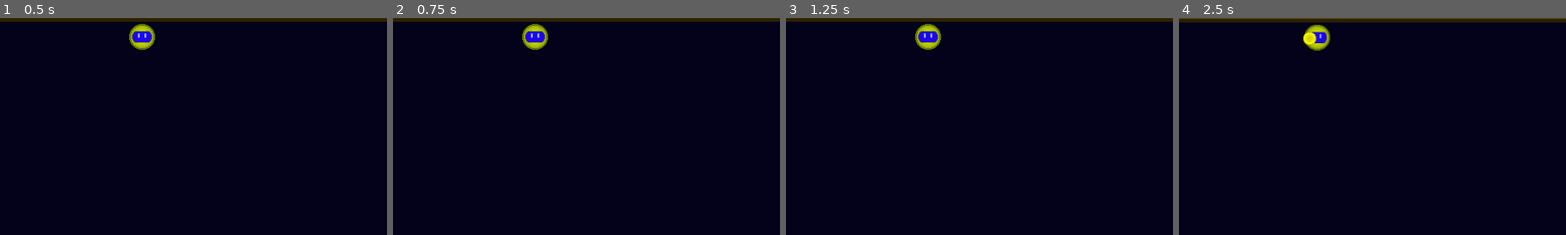
Above: before the commit, frames 1-4 (left to right).
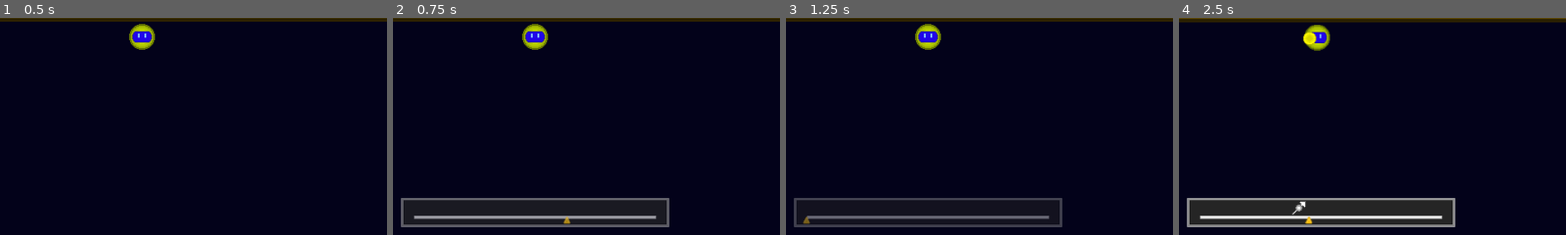
Above: after the commit, the same moments.

Repository: tumat001/LittleBallInSpace
Game: Godot game, scene res://GameElements/GameElements.tscn
Same seed, same stepped clock (60 frames per second), same inputs: the game is played once before the commit and once after it. The project has no main scene, so this scene is started directly.
Inputs (mouse positions are % of the whole screen's width and height, from its top left):
- Up to frame 1 (0.5 s): no input
- Up to frame 2 (0.75 s): tap Enter at 0.5 s; move the mouse to (72, 45) at 0.52 s; hold Right (ui_right) from 0.53 s (still down); hold Backspace (rewind) from 0.53 s (still down)
- Up to frame 3 (1.25 s): keep holding Right (ui_right); keep holding Backspace (rewind)
- Up to frame 4 (2.5 s): move the mouse to (30, 55) at 1.27 s; release Right (ui_right) at 1.28 s; release Backspace (rewind) at 1.28 s; hold Left (ui_left) 1.28-2.03 s; tap Space (game_launch_ball) at 1.35 s; tap Backspace (rewind) at 1.55 s; move the mouse to (60, 28) at 2.02 s; hold Right (ui_right) from 2.03 s (still down); hold Backspace (rewind) from 2.03 s (still down)
The pictures show only the part of the screen within x 32-82%, y 46-96%; the shares and areas given below are measured in that part.

Frame 1 is identical in both runs. In frame 2, 3.2% of the frame differs, in the area x 2-72%, y 83-97%; in frame 3, 2.9%; in frame 4, 9.6%, in the area x 2-72%, y 82-97%.

Commit message:
Made most of rewindpanel

Diff:
--- a/GameElements/RewindManager.gd
+++ b/GameElements/RewindManager.gd
@@ -19,6 +19,7 @@
 
 signal done_ending_rewind()
 
+signal rewindable_datas_pop_back(arg_data_count_left)
 
 #
 
@@ -44,8 +45,24 @@
 
 #
 
-#var _rewindable_node_to_save_state_map : Dictionary
+
+enum RewindMarkerData {
+	NONE = 0,
+	LAUNCH_BALL = 1,
+
+}
 var _rewindable_datas : Array
+var _rewindable_marker_datas : Array
+
+
+var _rewindable_marker_data_at_next_frame : int
+
+
+const rewind_marker_data_to_img = {
+	RewindMarkerData.LAUNCH_BALL : preload("res://GameFrontHUDRelated/Subs/RewindPanel/Assets/RewindPanel_Marker_LaunchBall.png")
+}
+
+#
 
 var _rewindable_objs_in_prev_load_step : Array
 
@@ -147,6 +164,7 @@
 
 		if rewind_duration * Engine.iterations_per_second == _rewindable_datas.size():
 			_rewindable_datas.pop_front()
+			_rewindable_marker_datas.pop_front()
 
 		var rewindable_obj_to_save_state_map = {}
 		for obj in _all_registered_rewindables:
@@ -154,6 +172,10 @@
 
 		_rewindable_datas.append(rewindable_obj_to_save_state_map)
 
+		#
+
+		_rewindable_marker_datas.append(_rewindable_marker_data_at_next_frame)
+		_rewindable_marker_data_at_next_frame = RewindMarkerData.NONE
 
 	else:
 
@@ -172,25 +194,33 @@
 
 		#
 
+		_rewindable_marker_datas.pop_back()
+
+		emit_signal("rewindable_datas_pop_back", _rewindable_marker_datas.size())
+
 		if _rewindable_datas.size() == 0:
 			_end_rewind_with_state_map(rewindable_obj_to_save_state_map)
 
 
 
-
-
 #
 
 func start_rewind():
-	var rewindable_obj_to_save_state_map = _rewindable_datas.back()
-	for obj in rewindable_obj_to_save_state_map:
-		obj.call(REWINDABLE_METHOD_NAME__STARTED_REWIND)
-
-	is_rewinding = true
+	if !is_rewinding:
+		var rewindable_obj_to_save_state_map = _rewindable_datas.back()
+		for obj in rewindable_obj_to_save_state_map:
+			obj.call(REWINDABLE_METHOD_NAME__STARTED_REWIND)
+
+		is_rewinding = true
+
+		SingletonsAndConsts.current_game_front_hud.rewind_panel.start_show(_rewindable_marker_datas)
+
 
 func end_rewind():
 	if is_rewinding:
 		_end_rewind_with_state_map(_rewindable_datas.back())
+
+
 
 func _end_rewind_with_state_map(arg_state_map):
 	var rewindable_obj_to_save_state_map = arg_state_map
@@ -203,6 +233,7 @@
 	emit_signal("done_ending_rewind")
 	is_rewinding = false
 
+	SingletonsAndConsts.current_game_front_hud.rewind_panel.end_show()
 	#_current_rewind_load_step_wait = 0
 	#_current_rewind_save_step_wait = 0
 
@@ -217,3 +248,18 @@
 
 func is_obj_registered_in_rewindables(arg_obj):
 	return _all_registered_rewindables.has(arg_obj)
+
+##
+
+func attempt_set_rewindable_marker_data_at_next_frame(arg_marker_id):
+	if _rewindable_marker_data_at_next_frame == RewindMarkerData.NONE:
+		_rewindable_marker_data_at_next_frame = arg_marker_id
+
+func force_set_rewindable_marker_data_at_next_frame(arg_marker_id):
+	_rewindable_marker_data_at_next_frame = arg_marker_id
+
+func is_mark_type_not_none(arg_marker_id):
+	return arg_marker_id != RewindMarkerData.NONE
+
+func get_texture_for_mark_type(arg_marker_id):
+	return rewind_marker_data_to_img[arg_marker_id]
--- a/GameFrontHUDRelated/GameFrontHUD.gd
+++ b/GameFrontHUDRelated/GameFrontHUD.gd
@@ -5,6 +5,7 @@
 
 onready var ability_panel = $ControlContainer/AbilityPanel
 onready var energy_panel = $ControlContainer/EnergyPanel
+onready var rewind_panel = $ControlContainer/RewindPanel
 
 ###
 
--- a/GameFrontHUDRelated/GameFrontHUD.tscn
+++ b/GameFrontHUDRelated/GameFrontHUD.tscn
@@ -1,8 +1,9 @@
-[gd_scene load_steps=4 format=2]
+[gd_scene load_steps=5 format=2]
 
 [ext_resource path="res://GameFrontHUDRelated/GameFrontHUD.gd" type="Script" id=1]
 [ext_resource path="res://GameFrontHUDRelated/Subs/AbilityPanel/AbilityPanel.tscn" type="PackedScene" id=2]
 [ext_resource path="res://GameFrontHUDRelated/Subs/EnergyPanel/EnergyPanel.tscn" type="PackedScene" id=3]
+[ext_resource path="res://GameFrontHUDRelated/Subs/RewindPanel/RewindPanel.tscn" type="PackedScene" id=4]
 
 [node name="GameFrontHUD" type="CanvasLayer"]
 script = ExtResource( 1 )
@@ -29,3 +30,11 @@
 margin_right = 132.0
 margin_bottom = 68.66
 grow_horizontal = 0
+
+[node name="RewindPanel" parent="ControlContainer" instance=ExtResource( 4 )]
+anchor_left = 0.5
+anchor_right = 0.5
+margin_left = -166.0
+margin_top = 470.0
+margin_right = 166.0
+margin_bottom = 506.0
--- /dev/null
+++ b/GameFrontHUDRelated/Subs/RewindPanel/RewindPanel.gd
@@ -0,0 +1,142 @@
+extends MarginContainer
+
+const RewindPanel_MarkerStrip_Pic = preload("res://GameFrontHUDRelated/Subs/RewindPanel/Assets/RewindPanel_MarkerStrip.png")
+
+const TextureRectComponentPool = preload("res://MiscRelated/PoolRelated/Imps/TextureRectComponentPool.gd")
+
+#
+
+const POINTER_Y_POS = 23.0
+const POINTER_X_STARTING_POS = 311
+const POINTER_X_ENDING_POS = 11
+
+const MARKER_Y_POS = 4
+const MARKER_X_STARTING_POS = 307
+const MARKER_X_ENDING_POS = 7
+
+
+const MARKER_PERCENT_MARGIN_FOR_REGISTER : float = 2.0
+
+#
+
+var marker_img_texture_rect_compo_pool : TextureRectComponentPool
+
+var _rewind_manager
+
+#
+
+#class DisplayParams:
+#	var rewindable_marker_datas : Array # not modified so no need to duplicate
+
+var _datas_size : float
+
+#
+
+onready var marker_container = $Control/MarkerContainer
+onready var strip_container = $Control/StripContainer
+
+onready var marker_pointer = $Control/MarkerPointer
+
+#######
+
+func _create_texture_rect__for_any_pool():
+	var tex_rect = TextureRect.new()
+	tex_rect.mouse_filter = Control.MOUSE_FILTER_IGNORE
+
+	return tex_rect
+
+#
+
+func _ready():
+	marker_img_texture_rect_compo_pool = TextureRectComponentPool.new()
+	marker_img_texture_rect_compo_pool.node_to_listen_for_queue_free = SingletonsAndConsts.current_game_elements
+	marker_img_texture_rect_compo_pool.node_to_parent = marker_container
+	marker_img_texture_rect_compo_pool.source_of_create_resource = self
+	marker_img_texture_rect_compo_pool.func_name_for_create_resource = "_create_texture_rect__for_any_pool"
+
+	#
+
+	_rewind_manager = SingletonsAndConsts.current_rewind_manager
+	_rewind_manager.connect("rewindable_datas_pop_back", self, "_on_rewindable_datas_pop_back", [], CONNECT_PERSIST)
+
+	visible = false
+
+##
+
+func end_show():
+	if visible:
+		var tweener = create_tween()
+		tweener.tween_property(self, "modulate:a", 0.0, 0.3)
+		tweener.tween_callback(self, "_on_end_show_mod_a_reached_zero")
+
+func _on_end_show_mod_a_reached_zero():
+	visible = false
+
+#	for tex_rect in marker_container.get_children():
+#		marker_img_texture_rect_compo_pool.declare_resource_as_available(tex_rect)
+#		tex_rect.visible = false
+
+######
+
+func start_show(arg_rewindable_marker_datas : Array):
+	if !visible:
+		modulate.a = 0
+		var tweener = create_tween()
+		tweener.tween_property(self, "modulate:a", 1.0, 0.3)
+		visible = true
+
+	_update_display_based_on_datas(arg_rewindable_marker_datas)
+
+
+
+func _update_display_based_on_datas(arg_rewindable_marker_datas : Array):
+	for tex_rec in marker_container.get_children():
+		tex_rec.visible = false
+
+	marker_pointer.rect_position.x = POINTER_X_STARTING_POS
+	marker_pointer.rect_position.y = POINTER_Y_POS
+
+	###########
+
+	_datas_size = arg_rewindable_marker_datas.size()
+
+	var prog_percentages_taken : Array = []
+
+	var total = arg_rewindable_marker_datas.size()
+	for i in arg_rewindable_marker_datas.size():
+		var mark_type = arg_rewindable_marker_datas[i]
+
+		if _rewind_manager.is_mark_type_not_none(mark_type):
+			var spot_taken : bool = false
+			var prog_percent = 100 - (i / float(total) * 100)
+			for taken_percent in prog_percentages_taken:
+				if abs(taken_percent - prog_percent) <= MARKER_PERCENT_MARGIN_FOR_REGISTER:
+					spot_taken = true
+
+
+			if !spot_taken:
+				prog_percentages_taken.append(prog_percent)
+
+				var img = _rewind_manager.get_texture_for_mark_type(mark_type)
+				var tex_rec_for_marker : TextureRect = marker_img_texture_rect_compo_pool.get_or_create_resource_from_pool()
+				tex_rec_for_marker.texture = img
+
+				var tex_rect_pos_x = _convert_percent_using_num_range(prog_percent, MARKER_X_STARTING_POS, MARKER_X_ENDING_POS)
+
+				tex_rec_for_marker.rect_position.y = MARKER_Y_POS
+				tex_rec_for_marker.rect_position.x = tex_rect_pos_x
+
+				tex_rec_for_marker.visible = true
+
+				#print("img: %s, pos: %s, vis: %s, arg_percent: %s, i: %s" % [img, tex_rect_pos_x, tex_rec_for_marker.visible, prog_percent, i])
+
+
+func _convert_percent_using_num_range(arg_percent, arg_min, arg_max):
+	var diff = arg_max - arg_min
+
+	return arg_min + (diff * arg_percent / 100)
+
+
+func _on_rewindable_datas_pop_back(arg_count):
+	var pos_x = _convert_percent_using_num_range(arg_count / _datas_size * 100, POINTER_X_ENDING_POS, POINTER_X_STARTING_POS)
+	marker_pointer.rect_position.x = pos_x
--- /dev/null
+++ b/GameFrontHUDRelated/Subs/RewindPanel/RewindPanel.tscn
@@ -0,0 +1,40 @@
+[gd_scene load_steps=4 format=2]
+
+[ext_resource path="res://GameFrontHUDRelated/Subs/RewindPanel/RewindPanel.gd" type="Script" id=2]
+[ext_resource path="res://GameFrontHUDRelated/Subs/RewindPanel/Assets/RewindPanel_MainBackground.png" type="Texture" id=3]
+[ext_resource path="res://GameFrontHUDRelated/Subs/RewindPanel/Assets/RewindPanel_ArrowPointer.png" type="Texture" id=4]
+
+[node name="RewindPanel" type="MarginContainer"]
+margin_right = 316.0
+margin_bottom = 36.0
+mouse_filter = 2
+script = ExtResource( 2 )
+
+[node name="Background" type="TextureRect" parent="."]
+margin_right = 332.0
+margin_bottom = 36.0
+mouse_filter = 2
+texture = ExtResource( 3 )
+
+[node name="Control" type="Control" parent="."]
+margin_right = 332.0
+margin_bottom = 36.0
+mouse_filter = 2
+
+[node name="StripContainer" type="Control" parent="Control"]
+margin_right = 277.0
+margin_bottom = 36.0
+
+[node name="MarkerContainer" type="Control" parent="Control"]
+margin_right = 10.0
+margin_bottom = 10.0
+mouse_filter = 2
+
+[node name="MarkerPointer" type="TextureRect" parent="Control"]
+margin_left = 311.0
+margin_top = 23.0
+margin_right = 320.0
+margin_bottom = 32.0
+rect_rotation = 0.580563
+mouse_filter = 2
+texture = ExtResource( 4 )
--- a/MiscRelated/HelperClasses/PhysicsHelperClass.gd
+++ /dev/null
@@ -1,9 +0,0 @@
-extends Reference
-
-
-#static func copy_physics_2d_body_state_vars_to_another(arg_state_source : Physics2DDirectBodyState, arg_state_dest : Physics2DDirectBodyState):
-#	arg_state_dest.angular_velocity = arg_state_source.angular_velocity
-#	arg_state_dest.linear_velocity = arg_state_source.linear_velocity
-#	arg_state_dest.sleeping = arg_state_source.sleeping
-#	arg_state_dest.transform = arg_state_source.transform
-#
--- /dev/null
+++ b/MiscRelated/PoolRelated/GenericPool.gd
@@ -0,0 +1,103 @@
+extends Reference
+
+signal resource_created(arg_res)
+signal before_resource_is_taken_from_pool(arg_res)
+
+
+var node_to_parent : Node
+var node_to_listen_for_queue_free : Node setget set_node_to_listen_for_queue_free  # if this node queue frees, so must this (all the attack sprites)
+
+var _resource_to_available_state_map : Dictionary = {}
+
+var source_of_create_resource setget set_source_of_create_resource, get_source_of_create_resource
+var func_name_for_create_resource : String
+
+#
+
+func set_source_of_create_resource(arg_source):
+	if !arg_source is WeakRef:
+		source_of_create_resource = weakref(arg_source)
+	else:
+		source_of_create_resource = arg_source
+
+func get_source_of_create_resource():
+	if source_of_create_resource is WeakRef:
+		return source_of_create_resource.get_ref()
+	else:
+		return source_of_create_resource
+
+
+#
+
+func get_or_create_resource_from_pool():
+	var res : Object = _get_available_resource_in_pool()
+
+	if res == null:
+		res = _create_resource()
+
+	_resource_to_available_state_map[res] = false
+
+	emit_signal("before_resource_is_taken_from_pool", res)
+
+	return res
+
+
+func if_available_resource_in_pool():
+	return _get_available_resource_in_pool() != null
+
+func _get_available_resource_in_pool():
+	for res in _resource_to_available_state_map.keys():
+		if _resource_to_available_state_map[res] == true:
+			return res
+
+	return null
+
+
+func _create_resource() -> Object:
+	var res = get_source_of_create_resource().call(func_name_for_create_resource)
+
+	if res is Node:
+		res.connect("tree_exiting", self, "_on_res_tree_exiting", [res], CONNECT_PERSIST)
+
+	emit_signal("resource_created", res)
+
+	if res is Node:
+		if is_instance_valid(node_to_parent) and !is_instance_valid(res.get_parent()):
+			node_to_parent.add_child(res)
+
+	return res
+
+#
+
+func declare_resource_as_available(arg_res):
+	if _resource_to_available_state_map.has(arg_res):
+		_resource_to_available_state_map[arg_res] = true
+
+#
+
+func _on_res_tree_exiting(arg_res):
+	_resource_to_available_state_map.erase(arg_res)
+
+
+#
+
+func set_node_to_listen_for_queue_free(arg_node):
+	if is_instance_valid(node_to_listen_for_queue_free):
+		node_to_listen_for_queue_free.disconnect("tree_exiting", self, "_on_node_to_listen_for_queue_free__tree_exited")
+
+	node_to_listen_for_queue_free = arg_node
+
+	if is_instance_valid(node_to_listen_for_queue_free):
+		node_to_listen_for_queue_free.connect("tree_exiting", self, "_on_node_to_listen_for_queue_free__tree_exited", [], CONNECT_PERSIST)
+
+
+func _on_node_to_listen_for_queue_free__tree_exited():
+	queue_free_all_from_pool()
+
+
+func queue_free_all_from_pool():
+	for res in _resource_to_available_state_map:
+		if is_instance_valid(res) and res is Node and !res.is_queued_for_deletion():
+			res.queue_free()
+
+	_resource_to_available_state_map.clear()
--- /dev/null
+++ b/MiscRelated/PoolRelated/Imps/TextureRectComponentPool.gd
@@ -0,0 +1,14 @@
+extends "res://MiscRelated/PoolRelated/GenericPool.gd"
+
+
+
+func _init():
+	connect("resource_created", self, "_on_component_created", [], CONNECT_PERSIST)
+
+func _on_component_created(arg_component):
+	arg_component.connect("visibility_changed", self, "_on_compo_visibility_changed", [arg_component], CONNECT_PERSIST)
+
+
+func _on_compo_visibility_changed(arg_component):
+	if !arg_component.visible:
+		declare_resource_as_available(arg_component)
--- a/ObjectsRelated/Objects/BaseObject.gd
+++ b/ObjectsRelated/Objects/BaseObject.gd
@@ -1,8 +1,5 @@
 extends RigidBody2D
 
-const PhysicsHelperClass = preload("res://MiscRelated/HelperClasses/PhysicsHelperClass.gd")
-
-#
 
 signal last_calculated_object_mass_changed(arg_val)
 
--- a/PlayerRelated/Player.gd
+++ b/PlayerRelated/Player.gd
@@ -25,7 +25,8 @@
 #
 
 enum BlockPlayerMoveLeftAndRightClauseIds {
-	NOT_ON_GROUND = 0
+	NOT_ON_GROUND = 0,
+	NO_ENERGY = 1,
 }
 
 var block_player_move_left_and_right_cond_clauses : ConditionalClauses
@@ -493,10 +494,10 @@
 					_current_player_left_right_move_speed = -MAX_PLAYER_MOVE_LEFT_RIGHT_SPEED
 
 					var mov_of_left_right = _get_cleaned_vector(Vector2(_current_player_left_right_move_speed, 0).rotated(CameraManager.current_cam_rotation))
-					#todo
+
 					var scalar_quo = _get_scalar_quotient_of_vector_using_vec_divisior__max_one(linear_velocity, mov_of_left_right)
 					var is_curr_mov_left_right_fit_in_linear_vel = scalar_quo >= 1
-					print("scalar quo: %s. mov_left_right: %s" % [scalar_quo, mov_of_left_right])
+					#print("scalar quo: %s. mov_left_right: %s" % [scalar_quo, mov_of_left_right])
 					if !is_curr_mov_left_right_fit_in_linear_vel:
 						var diff = linear_velocity - mov_of_left_right
 
@@ -508,8 +509,8 @@
 						else:
 							excess_scale = max(-1, quo_of_excess)
 
-						print("diff: %s, mov_of_excess: %s " % [diff, mov_of_excess])
-						print("excess scale: %s, quo of excess: %s" % [excess_scale, quo_of_excess])
+						#print("diff: %s, mov_of_excess: %s " % [diff, mov_of_excess])
+						#print("excess scale: %s, quo of excess: %s" % [excess_scale, quo_of_excess])
 
 						_current_excess_player_left_right_move_speed_to_fight_counter_speed = -mov_of_excess * excess_scale
 
@@ -613,8 +614,7 @@
 		return min(0, min_quotient)
 
 func _integrate_forces(state):
-	#todo
-	print("lin_vel: %s, extra_counter force: %s" % [linear_velocity, _current_excess_player_left_right_move_speed_to_fight_counter_speed])
+	#print("lin_vel: %s, extra_counter force: %s" % [linear_velocity, _current_excess_player_left_right_move_speed_to_fight_counter_speed])
 
 	if !SingletonsAndConsts.current_rewind_manager.is_rewinding:
 
@@ -729,19 +729,17 @@
 				player_modi__energy.remove_forecasted_energy_consume(player_modi__energy.ForecastConsumeId.INSTANT_GROUND)
 
 
+			if is_equal_approx(player_modi__energy.get_current_energy(), 0):
+				block_player_move_left_and_right_cond_clauses.attempt_insert_clause(BlockPlayerMoveLeftAndRightClauseIds.NO_ENERGY)
+
+			else:
+				block_player_move_left_and_right_cond_clauses.remove_clause(BlockPlayerMoveLeftAndRightClauseIds.NO_ENERGY)
+
+
+
 #############
 
 func _ready():
-
-	#TODO
-	var vec_4_2 = Vector2(4, 0)
-	var test_vec_01 = Vector2(-1, 0)
-
-	print(_get_scalar_quotient_of_vector_using_vec_divisior__max_one(vec_4_2, test_vec_01))
-
-
-	#
-
 	_calculate_and_store_ground_attracting_velocity_at_cam_angle(CameraManager.current_cam_rotation)
 
 	#
--- a/PlayerRelated/PlayerModi/Imps/LaunchBallRelated/PlayerModi_LaunchBall.gd
+++ b/PlayerRelated/PlayerModi/Imps/LaunchBallRelated/PlayerModi_LaunchBall.gd
@@ -185,6 +185,9 @@
 		_player.player_modi__energy.remove_forecasted_energy_consume(_player.player_modi__energy.ForecastConsumeId.LAUNCH_BALL)
 		_player.player_modi__energy.dec_current_energy(energy_consume_on_launch)
 
+	#
+
+	SingletonsAndConsts.current_rewind_manager.attempt_set_rewindable_marker_data_at_next_frame(SingletonsAndConsts.current_rewind_manager.RewindMarkerData.LAUNCH_BALL)
 
 func _calculate_launch_force_of_ball_and_player(arg_launch_strength : float):
 	var mouse_pos : Vector2 = _player.get_global_mouse_position()
Binary file added: GameFrontHUDRelated/Subs/RewindPanel/Assets/RewindPanel_ArrowPointer.png
Not shown, added: GameFrontHUDRelated/Subs/RewindPanel/Assets/RewindPanel_ArrowPointer.png.import
Binary file added: GameFrontHUDRelated/Subs/RewindPanel/Assets/RewindPanel_MainBackground.png
Not shown, added: GameFrontHUDRelated/Subs/RewindPanel/Assets/RewindPanel_MainBackground.png.import
Binary file added: GameFrontHUDRelated/Subs/RewindPanel/Assets/RewindPanel_MarkerStrip.png
Not shown, added: GameFrontHUDRelated/Subs/RewindPanel/Assets/RewindPanel_MarkerStrip.png.import
Binary file added: GameFrontHUDRelated/Subs/RewindPanel/Assets/RewindPanel_Marker_LaunchBall.png
Not shown, added: GameFrontHUDRelated/Subs/RewindPanel/Assets/RewindPanel_Marker_LaunchBall.png.import
